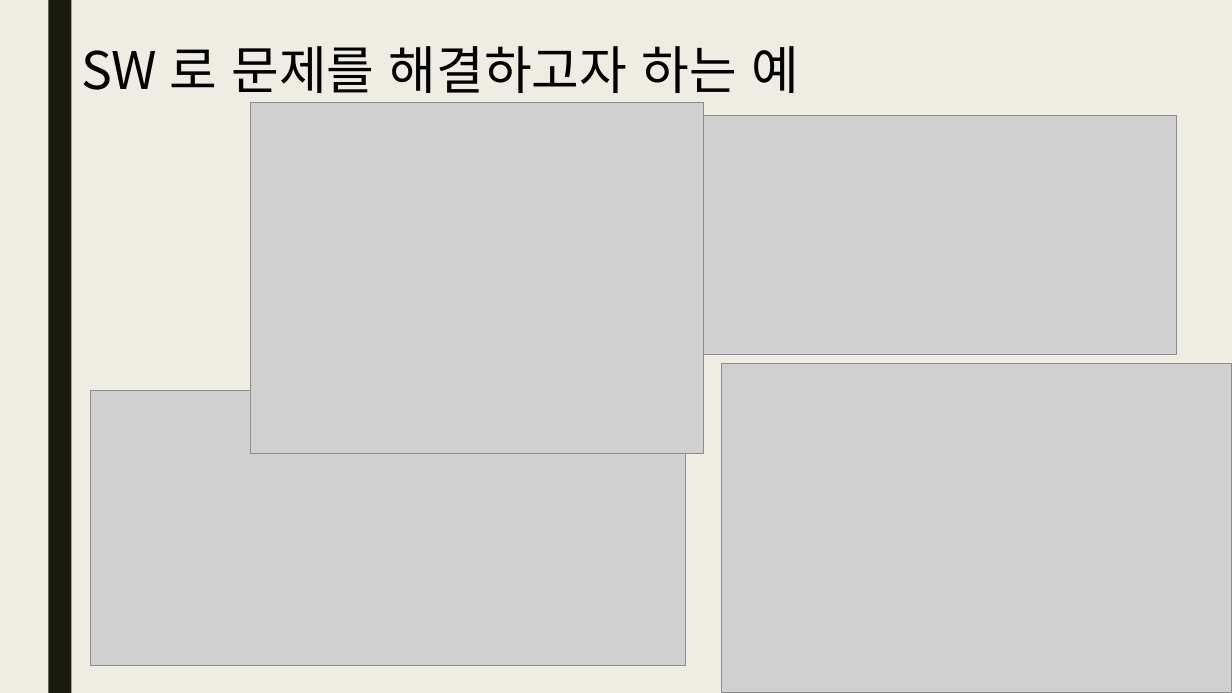
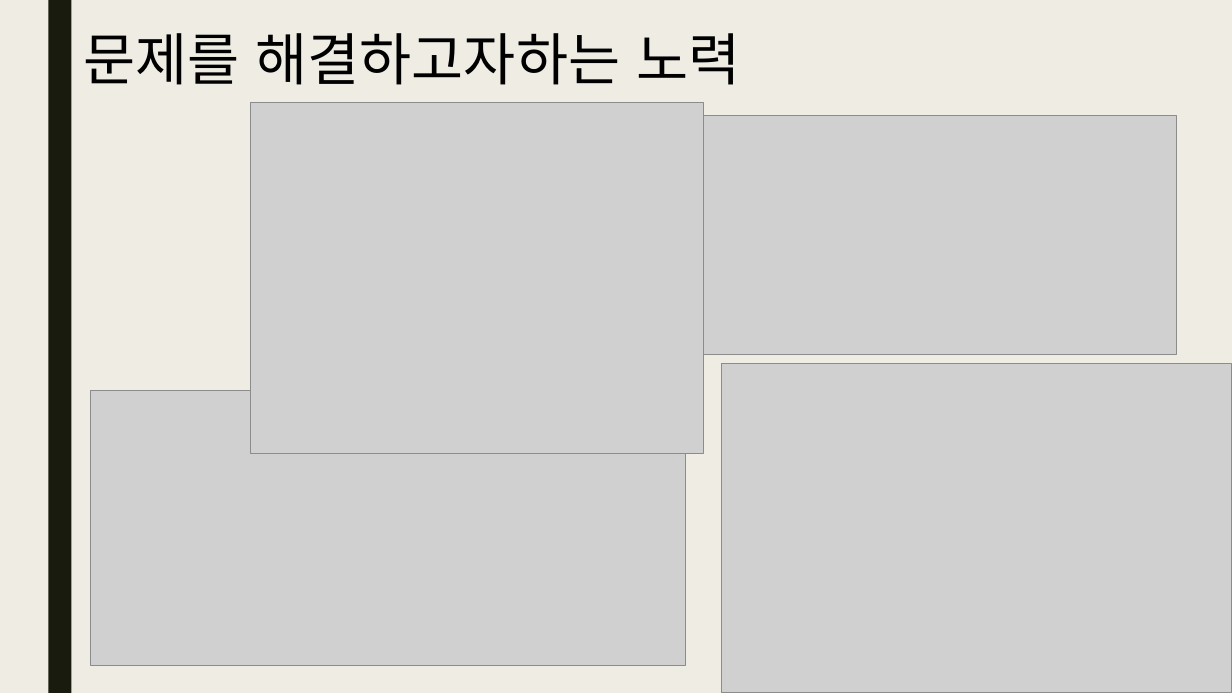
Before and after one commit to gomtings/JeoninHighSchool, a slide deck: slide 6 of 수업교제/python_calss7.pptx (slide 5 before the commit). Drawn at 1232x693 pixels with LibreOffice and Linux fonts; fonts in the diff are those of the drawing; grey boxes stand for pictures. Boxes give left, top, right and bottom in pixels: in the first picture for what was removed or moved away, otherwise in the second. Text is boxed around its words. In the diff, an @@ line names an element or a change of style, - is before the commit and + after.

Commit message:
class 7 update
SW로 사회적 문제를 해결하고자 하는 노력. 그리고 예

```diff
--- a/수업교제/python_calss7.pptx
+++ b/수업교제/python_calss7.pptx
@@ text at (x1=84, y1=33, x2=740, y2=85): text changed; size 40.4 to 44.1 pt @@
-SW 로 문제를 해결하고자 하는 예
+문제를 해결하고자하는 노력
```
Also in this commit, not shown: 1 other slide changed, 3 slides added, 1 slide removed.
